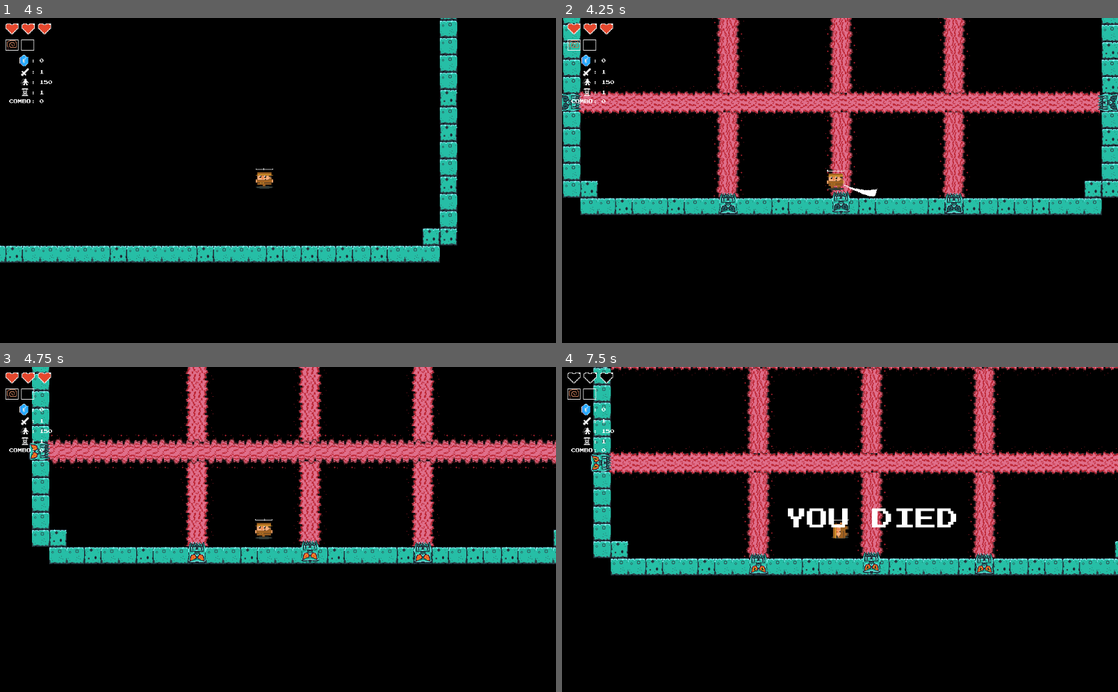
Above: before the commit, frames 1-4 (two rows, left to right).
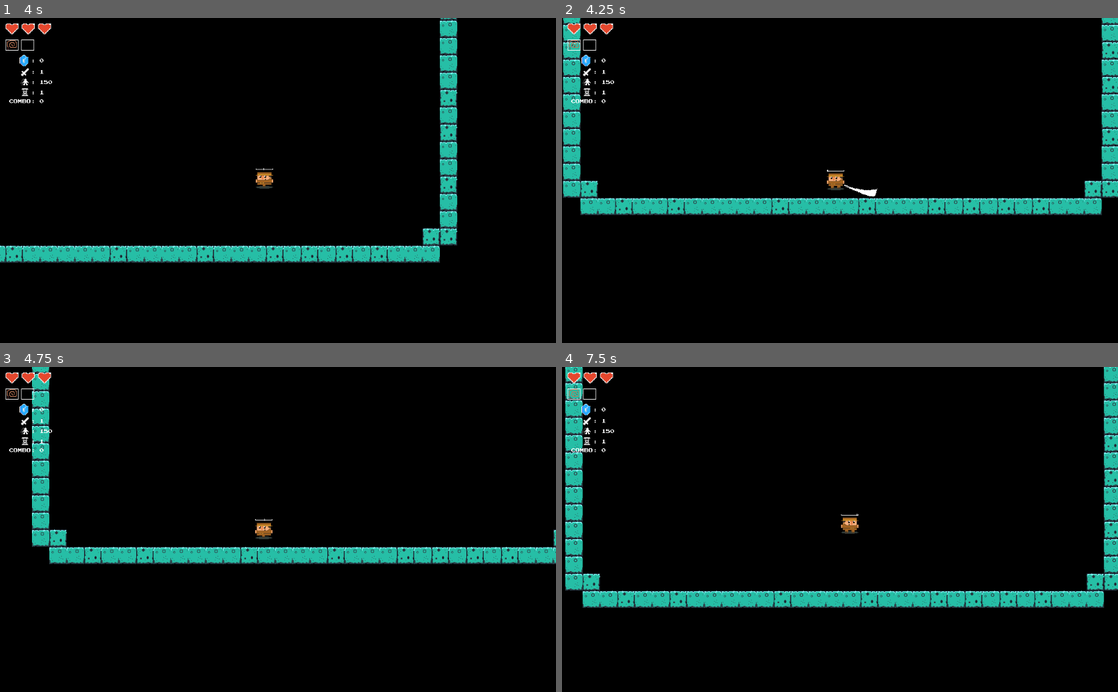
Above: after the commit, the same moments.

Repository: mcerdeira/curse-of-the-rogue
Game: Godot game, scene res://scenes/Main.tscn
The game is run twice, just before and just after one commit, with the same random seed, the same clock (stepped at 60 frames per second) and the same inputs.
Inputs (mouse positions are in pixels of both pictures, inside the frame that each line leads up to):
- Up to frame 1 (4 s): tap Enter at 0.5 s; move the mouse to (400, 164) at 0.52 s; press the mouse at (400, 164) at 0.53 s; hold D (right) 0.53-1.28 s; move the mouse to (166, 196) at 1.27 s; release the mouse at (166, 196) at 1.28 s; hold S (down) 1.28-2.03 s; right-click (166, 196) at 1.35 s; move the mouse to (333, 109) at 2.02 s; press the mouse at (333, 109) at 2.03 s; hold D (right) 2.03-2.78 s; move the mouse to (250, 245) at 2.77 s; release the mouse at (250, 245) at 2.78 s; hold W (up) 2.78-3.53 s; right-click (250, 245) at 2.85 s; move the mouse to (444, 229) at 3.52 s; press the mouse at (444, 229) at 3.53 s; hold A (left) from 3.53 s (still down)
- Up to frame 2 (4.25 s): keep holding A (left); tap R (restart_game) at 4.15 s
- Up to frame 3 (4.75 s): keep holding A (left); move the mouse to (111, 480) at 4.27 s; release the mouse at (111, 480) at 4.28 s; right-click (111, 480) at 4.35 s
- Up to frame 4 (7.5 s): move the mouse to (867, 529) at 5.02 s; release A (left) at 5.03 s; press the mouse at (867, 529) at 5.03 s; hold S (down) 5.03-5.78 s; move the mouse to (756, 448) at 5.77 s; release the mouse at (756, 448) at 5.78 s; hold D (right) 5.78-6.53 s; right-click (756, 448) at 5.85 s; move the mouse to (962, 513) at 6.52 s; press the mouse at (962, 513) at 6.53 s; hold W (up) 6.53-7.28 s; move the mouse to (728, 545) at 7.27 s; release the mouse at (728, 545) at 7.28 s; hold D (right) from 7.28 s (still down); right-click (728, 545) at 7.35 s

Frame 1 is identical in both runs. In frame 2, 12% of the frame differs, in the area x 0-100%, y 0-61%; in frame 3, 12%; in frame 4, 29%, in the area x 0-100%, y 0-75%.
Error before the commit: Invalid operands 'String' and 'int' in operator '=='. (res://scenes/EnemySpawn.gd:11)

Commit message:
Rooms y cosos

Diff:
--- a/src/scenes/Door.gd
+++ b/src/scenes/Door.gd
@@ -3,10 +3,15 @@
 var particle = preload("res://scenes/particle2.tscn")
 var do_action = false
 var do_action_ttl = 1.5
+var price_what = ""
+var price_amount = -1
+var opened = false
 
 func _ready():
 	add_to_group("doors")
 	$lbl.visible = false
+	$price_lbl.visible = false
+	$amount_spr.visible = false
 	if type == "":
 		type = random_type()
 		$sprite.animation = type
@@ -28,14 +33,27 @@
 	else:
 		return Global.pick_random(["altar", "altar", "cant", "supershop"])
 
+func set_price():
+	randomize()
+	price_what = Global.pick_random(["life", "gems", ""])
+	if price_what == "":
+		price_amount = 0
+	elif price_what == "life":
+		var p = randi()%Global.health_total+1
+		price_amount = p
+	elif price_what == "gems":
+		price_amount = Global.pick_random([10, 50, 100])
+
 func trad_type():
 	if type == "next":
 		return "Floor " + str(Global.CURRENT_FLOOR + 1)
 	elif type == "altar":
+		set_price()
 		return "Altar"
 	elif type == "cant":
 		return "???"
 	elif type == "supershop":
+		set_price()
 		return "Shop++"
 
 func emit():
@@ -48,20 +66,45 @@
 func reveal():
 	$lbl.visible = true
 	if type == "next":
-		if type == "altar":
-			$sprite.animation = "altaropened"
+		open_door()
+	elif type != "cant":
+		if price_amount > 0:
+			$price_lbl.text = "x" + str(price_amount)
+			$amount_spr.animation = price_what
+			$amount_spr.visible = true
+			$price_lbl.visible = true
 		else:
-			$sprite.animation = "opened"
+			open_door()
+
 	emit()
 
 func open_door():
-	$lbl.visible = true
-	$sprite.animation = "opened"
+	opened = true
+	if type == "altar":
+		$sprite.animation = "altaropened"
+	else:
+		$sprite.animation = "opened"
 	emit()
 
+func pay_price():
+	if price_what == "gems":
+		if Global.gems >= price_amount:
+			Global.gems -= price_amount
+			return true
+	elif price_what == "life":
+		if Global.health > price_amount:
+			Global.health -= price_amount
+			return true
+	return false
+
 func _on_Door_body_entered(body):
-	if !do_action and $sprite.animation == "opened":
-		if body.is_in_group("players"):
-			do_action = true
-			body.position.x = position.x
-			body.entering()
+	if body.is_in_group("players"):
+		if opened:
+			if !do_action:
+				do_action = true
+				body.position.x = position.x
+				body.entering()
+		else:
+			if price_amount > 0:
+				if pay_price():
+					open_door()
--- a/src/scenes/Door.tscn
+++ b/src/scenes/Door.tscn
@@ -8,6 +8,8 @@
 [ext_resource path="res://sprites/crack_spr_3.png" type="Texture" id=6]
 [ext_resource path="res://sprites/crack_spr_4.png" type="Texture" id=7]
 [ext_resource path="res://sprites/crack_spr_5.png" type="Texture" id=8]
+[ext_resource path="res://sprites/small_gem_0.png" type="Texture" id=9]
+[ext_resource path="res://sprites/suit_hearts1.png" type="Texture" id=10]
 
 [sub_resource type="RectangleShape2D" id=2]
 extents = Vector2( 17, 31 )
@@ -46,7 +48,30 @@
 } ]
 
 [sub_resource type="DynamicFont" id=3]
+resource_local_to_scene = true
 font_data = ExtResource( 5 )
+
+[sub_resource type="DynamicFont" id=4]
+size = 8
+font_data = ExtResource( 5 )
+
+[sub_resource type="SpriteFrames" id=5]
+animations = [ {
+"frames": [  ],
+"loop": true,
+"name": "free",
+"speed": 5.0
+}, {
+"frames": [ ExtResource( 9 ) ],
+"loop": true,
+"name": "gems",
+"speed": 5.0
+}, {
+"frames": [ ExtResource( 10 ) ],
+"loop": true,
+"name": "life",
+"speed": 5.0
+} ]
 
 [node name="Door" type="Area2D"]
 script = ExtResource( 4 )
@@ -66,7 +91,22 @@
 margin_right = 40.0
 margin_bottom = -105.0
 custom_fonts/font = SubResource( 3 )
+text = "Altar"
 align = 1
 valign = 1
 
+[node name="price_lbl" type="Label" parent="."]
+margin_left = 1.0
+margin_top = -146.0
+margin_right = 33.0
+margin_bottom = -138.0
+custom_fonts/font = SubResource( 4 )
+text = "x10"
+
+[node name="amount_spr" type="AnimatedSprite" parent="."]
+position = Vector2( -7, -142 )
+scale = Vector2( 0.5, 0.5 )
+frames = SubResource( 5 )
+animation = "gems"
+
 [connection signal="body_entered" from="." to="." method="_on_Door_body_entered"]
--- a/src/scenes/Main.tscn
+++ b/src/scenes/Main.tscn
@@ -139,11 +139,13 @@
 centered = false
 
 [node name="BigHead" parent="." instance=ExtResource( 18 )]
+frame = 1
 
 [node name="BigHead2" parent="." instance=ExtResource( 18 )]
 position = Vector2( 78, 80 )
 rotation = 3.14159
 scale = Vector2( 1, -1 )
+frame = 1
 
 [node name="Walls" parent="." instance=ExtResource( 2 )]
 
--- a/src/scenes/Player.gd
+++ b/src/scenes/Player.gd
@@ -70,6 +70,7 @@
 	Global.health_total = health_total
 
 	if entering:
+		$sprite.playing = true
 		if $sprite.position.y <= 10:
 			$sprite.position.y -= 8 * delta
 			$shadow.position.y -= 8 * delta
--- a/src/scripts/Global.gd
+++ b/src/scripts/Global.gd
@@ -154,6 +154,7 @@
 		OS.window_fullscreen = !OS.window_fullscreen
 	if event.is_action_pressed("restart_game"):
 		initialize()
+		init_room()
 		get_tree().reload_current_scene()
 	if event.is_action_pressed("quit_game"):
 		get_tree().quit()
Not shown: 1 places in src/scenes/Door.tscn that only renumber resources
